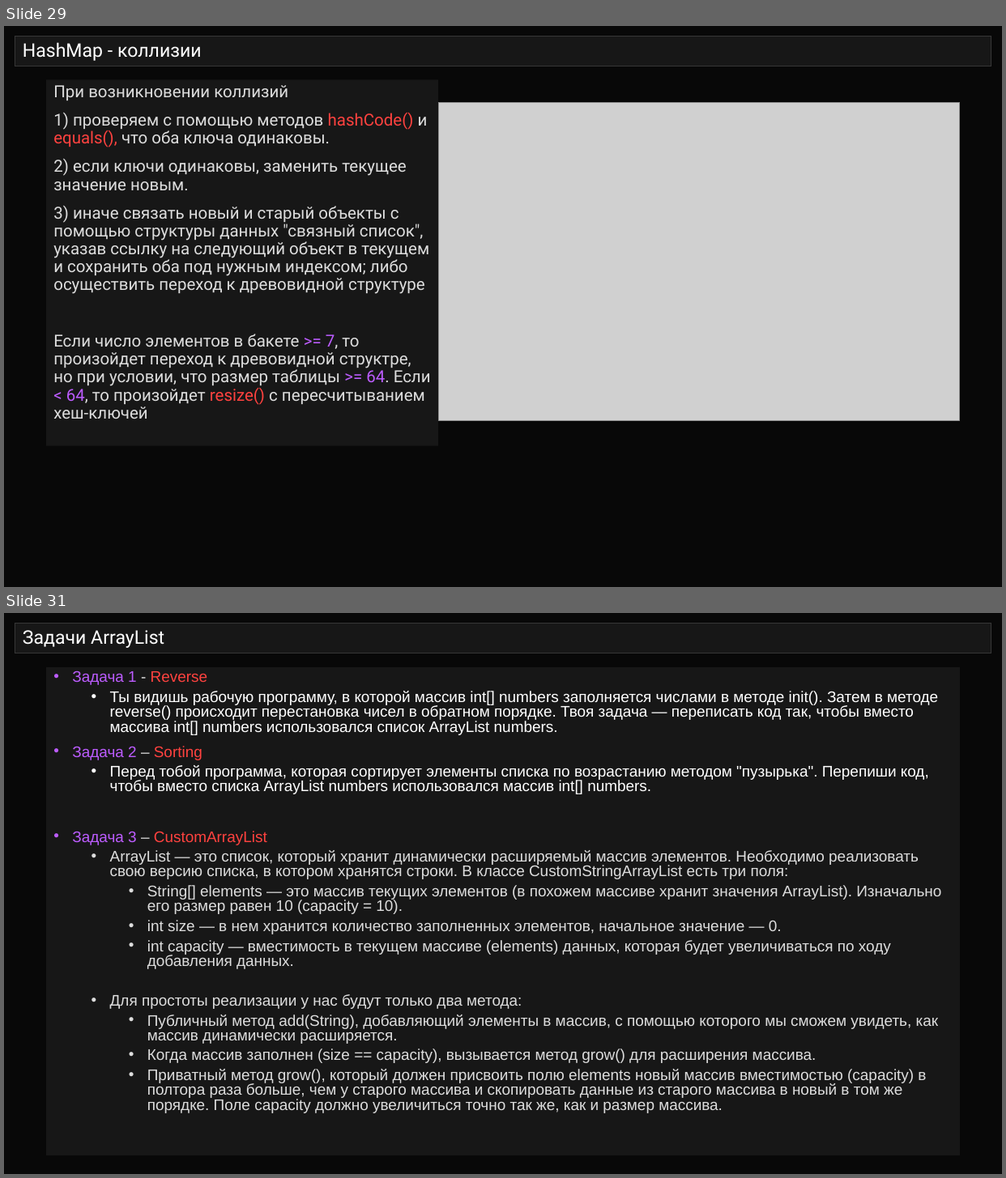
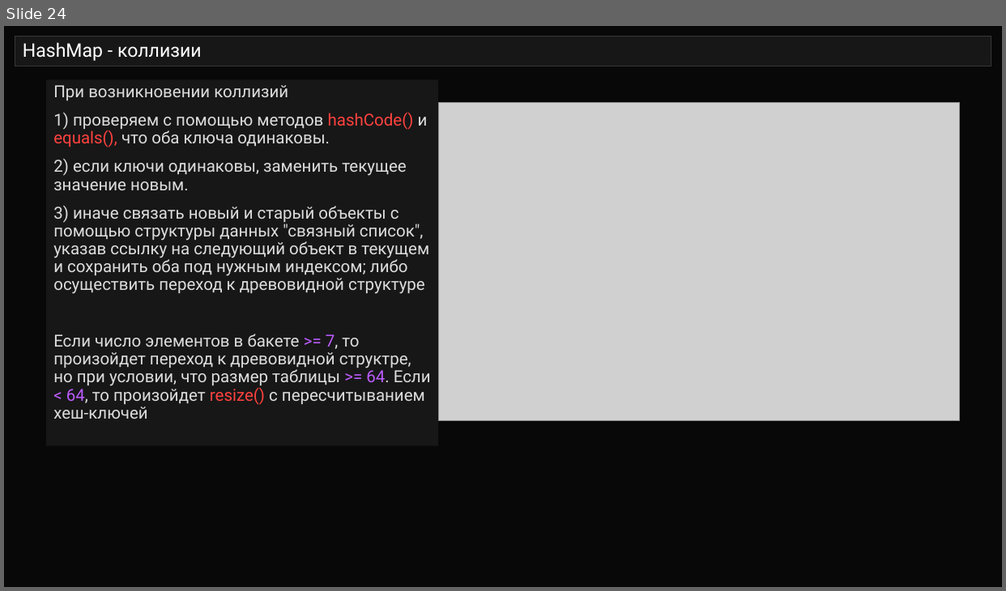
Before and after one commit to semusv/SIB_collect, a slide deck: Коллекции_v4.pptx. Shown one above the other, each under a label of ours: slides 29 and 31 before the commit, slide 24 after it; the slides between them are not shown. The pictures are 1006x1178 and 1006x591 pixels, drawn with LibreOffice and Linux fonts; fonts in the diff are those of the drawing; grey boxes stand for pictures. Boxes give left, top, right and bottom in pixels: in the first picture for what was removed or moved away, otherwise in the second. Text is boxed around its words. In the diff, an @@ line names an element or a change of style, - is before the commit and + after.

```diff
--- a/Коллекции_v4.pptx
+++ b/Коллекции_v4.pptx
@@ slide 31 removed at (4,613,1002,1174), background #080808 @@
@@ title removed at (15,624,991,653) @@
-Задачи ArrayList
@@ text removed at (46,667,959,1156) @@
-• Задача 1 - Reverse
-  • Ты видишь рабочую программу, в которой массив int[] numbers заполняется числами в методе init(). Затем в методе reverse() происходит перестановка чисел в обратном порядке. Твоя задача — переписать код так, чтобы вместо массива int[] numbers использовался список ArrayList numbers.
-• Задача 2 – Sorting
-  • Перед тобой программа, которая сортирует элементы списка по возрастанию методом "пузырька". Перепиши код, чтобы вместо списка ArrayList numbers использовался массив int[] numbers.
-• Задача 3 – CustomArrayList
-  • ArrayList — это список, который хранит динамически расширяемый массив элементов. Необходимо реализовать свою версию списка, в котором хранятся строки. В классе CustomStringArrayList есть три поля:
-    • String[] elements — это массив текущих элементов (в похожем массиве хранит значения ArrayList). Изначально его размер равен 10 (capacity = 10).
-    • int size — в нем хранится количество заполненных элементов, начальное значение — 0.
-    • int capacity — вместимость в текущем массиве (elements) данных, которая будет увеличиваться по ходу добавления данных.
-  • Для простоты реализации у нас будут только два метода:
-    • Публичный метод add(String), добавляющий элементы в массив, с помощью которого мы сможем увидеть, как массив динамически расширяется.
-    • Когда массив заполнен (size == capacity), вызывается метод grow() для расширения массива.
-    • Приватный метод grow(), который должен присвоить полю elements новый массив вместимостью (capacity) в полтора раза больше, чем у старого массива и скопировать данные из старого массива в новый в том же порядке. Поле capacity должно увеличиться точно так же, как и размер массива.
@@ what was slide 29 is now slide 24 @@
```
Also in this commit, not shown: 3 slides changed, 3 other slides removed, 6 other files.
